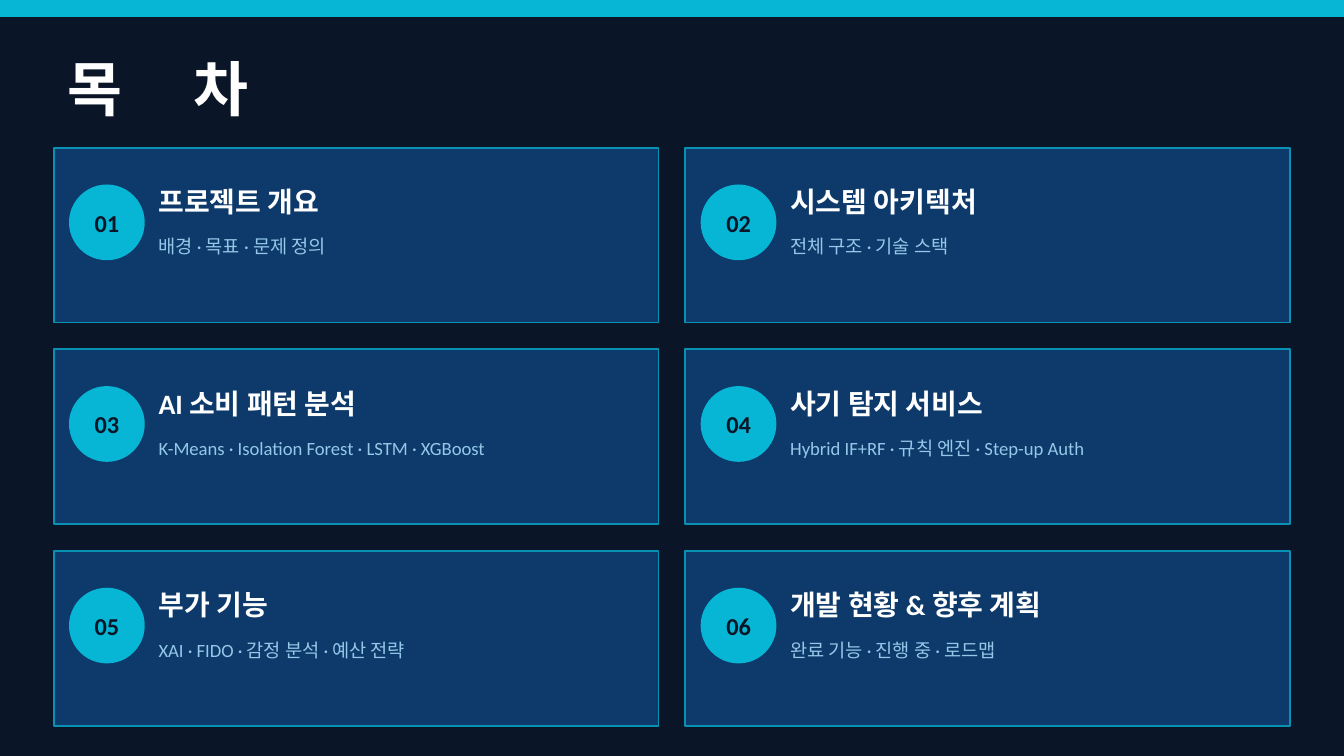
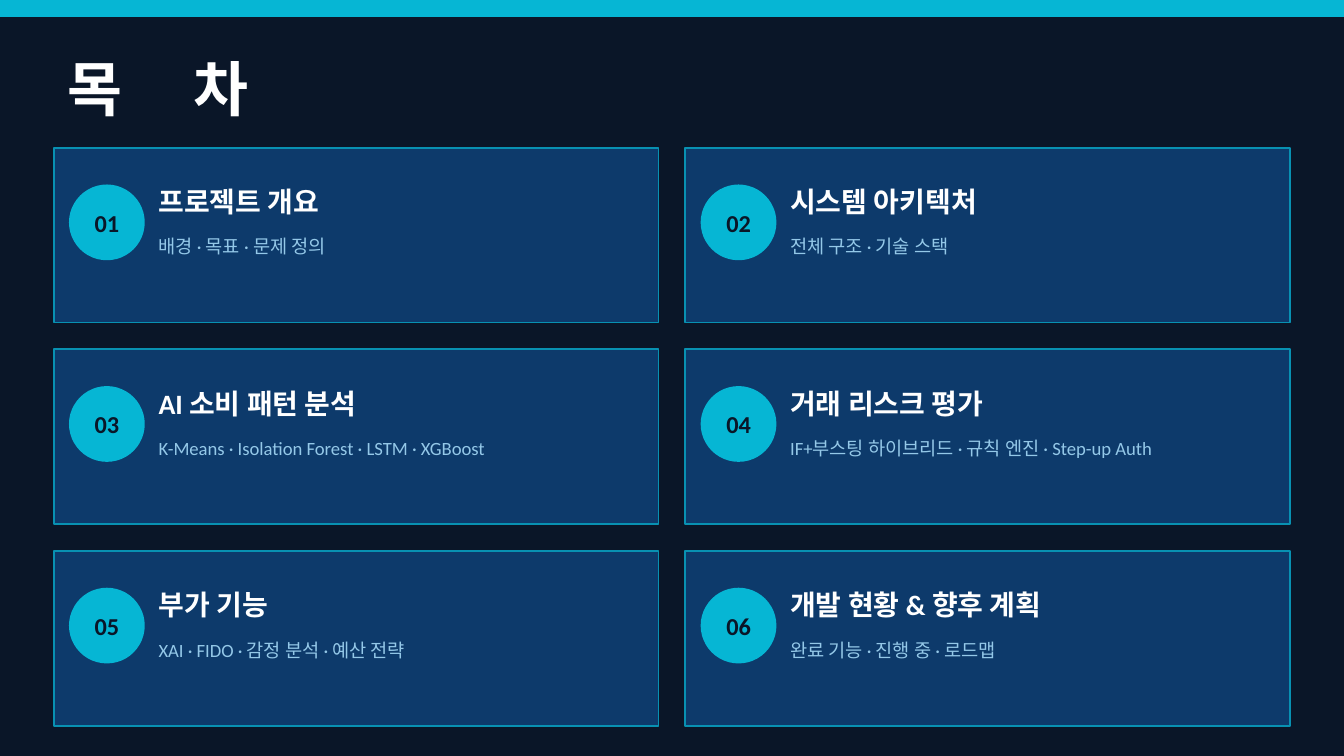
Before and after one commit to kerbosalstjidentity-spec/cap_stone, a slide deck: slide 2 of docs/presentations/PayWise_중간발표.pptx. Drawn at 1344x756 pixels with LibreOffice and Linux fonts; fonts in the diff are those of the drawing. Boxes give left, top, right and bottom in pixels: in the first picture for what was removed or moved away, otherwise in the second. Text is boxed around its words. In the diff, an @@ line names an element or a change of style, - is before the commit and + after.

```diff
--- a/docs/presentations/PayWise_중간발표.pptx
+++ b/docs/presentations/PayWise_중간발표.pptx
@@ text at [790, 390, 984, 417]: text changed @@
-사기 탐지 서비스
+거래 리스크 평가
@@ text at [790, 439, 1152, 458]: text changed @@
-Hybrid IF+RF · 규칙 엔진 · Step-up Auth
+IF+부스팅 하이브리드 · 규칙 엔진 · Step-up Auth
```
Also in this commit, not shown: 4 other slides changed, 23 other files.
